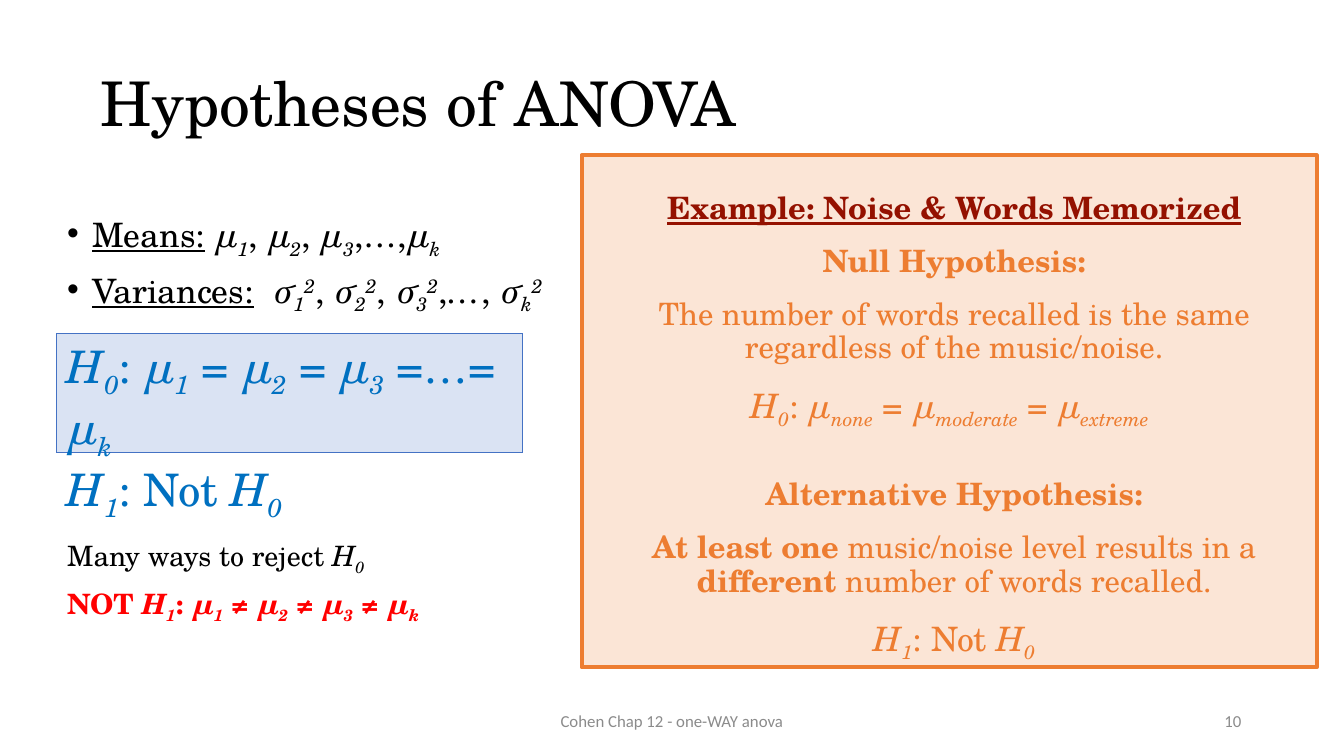
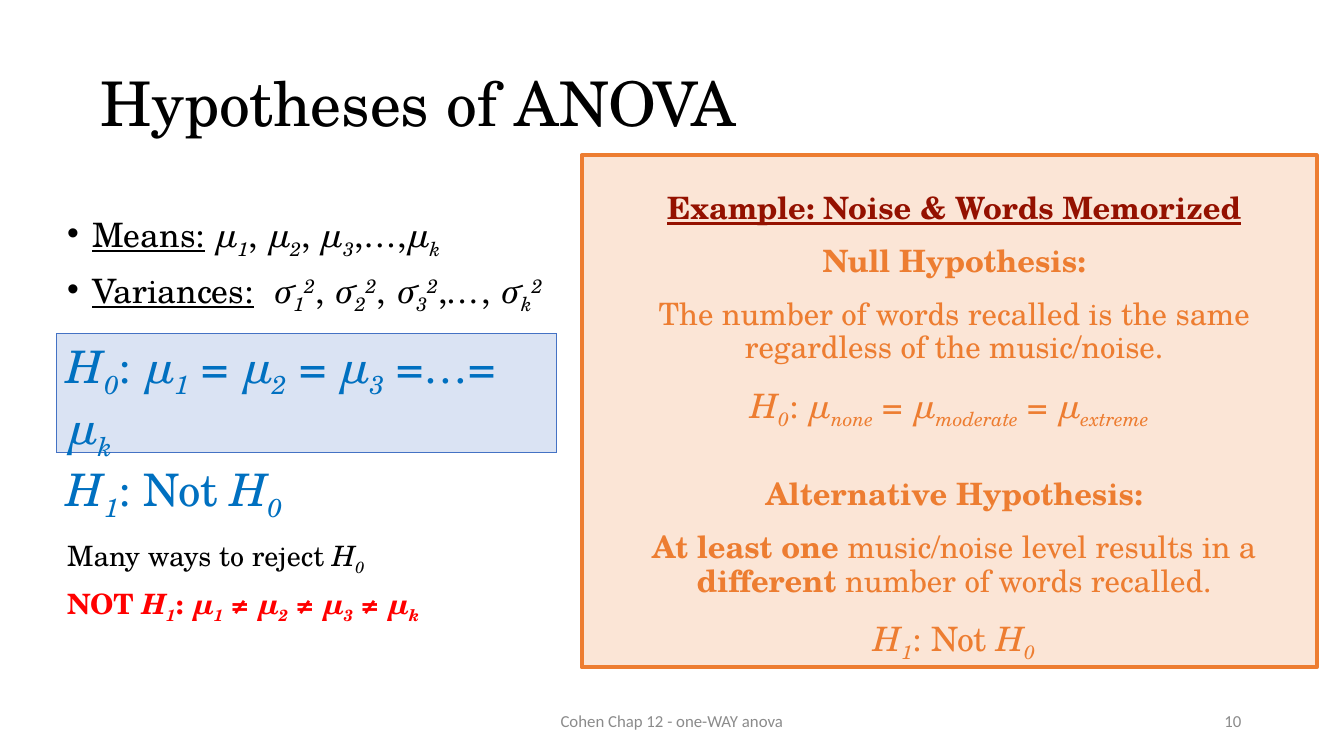
Before and after one commit to CEHS-research/PSY-6600_public, a slide deck: slide 10 of slides/ch12_oneANOVA.pptx. Drawn at 1344x756 pixels with LibreOffice and Linux fonts; fonts in the diff are those of the drawing. Boxes give left, top, right and bottom in pixels: in the first picture for what was removed or moved away, otherwise in the second. Text is boxed around its words. In the diff, an @@ line names an element or a change of style, - is before the commit and + after.

```diff
--- a/slides/ch12_oneANOVA.pptx
+++ b/slides/ch12_oneANOVA.pptx
@@ rectangle "H0: μ1 = μ2 = ..." resized from (x1=57, y1=334, x2=523, y2=453) to (x1=57, y1=334, x2=558, y2=453) @@
```
Also in this commit, not shown: 9 other slides changed, 1 other file.
